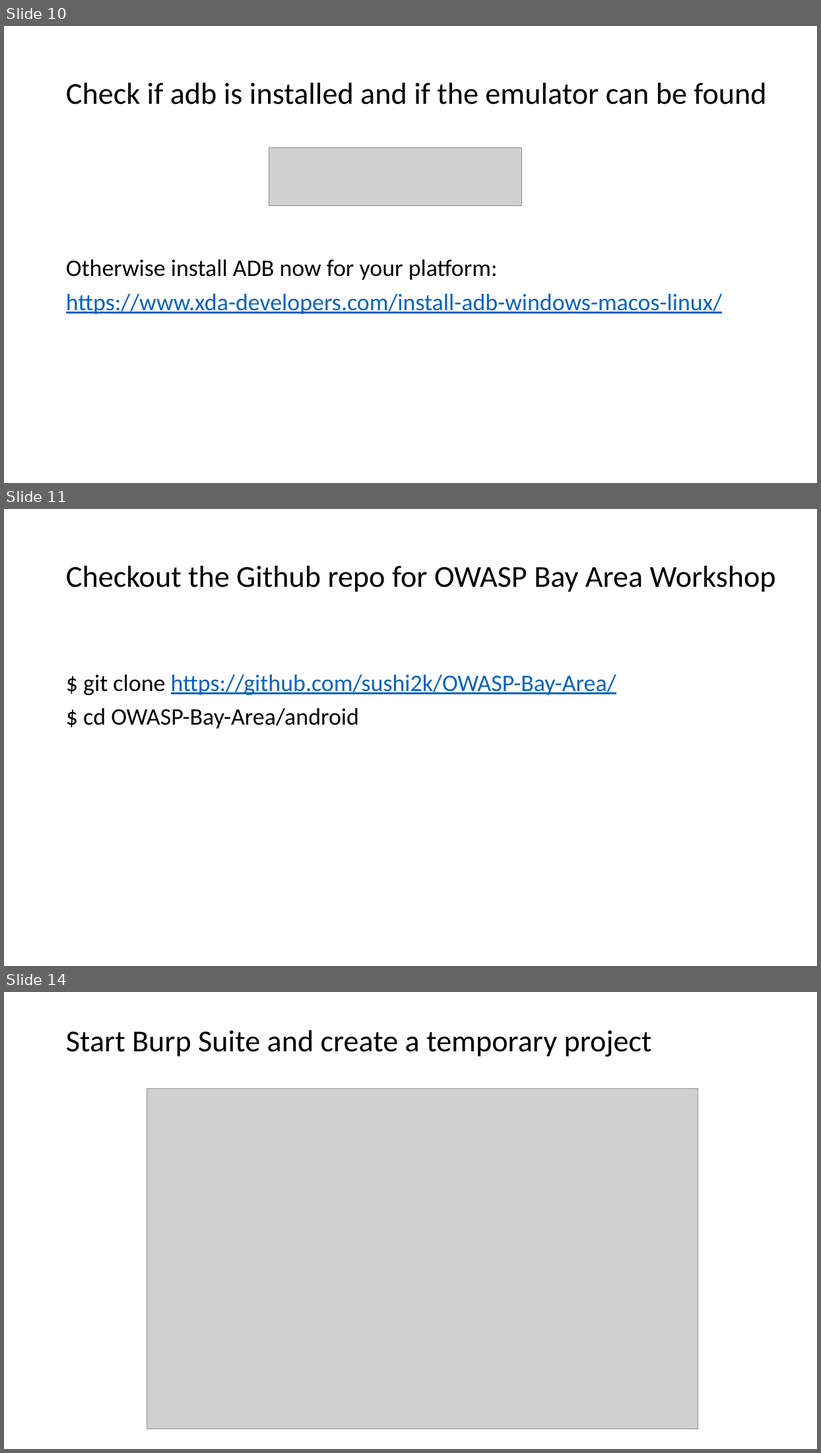
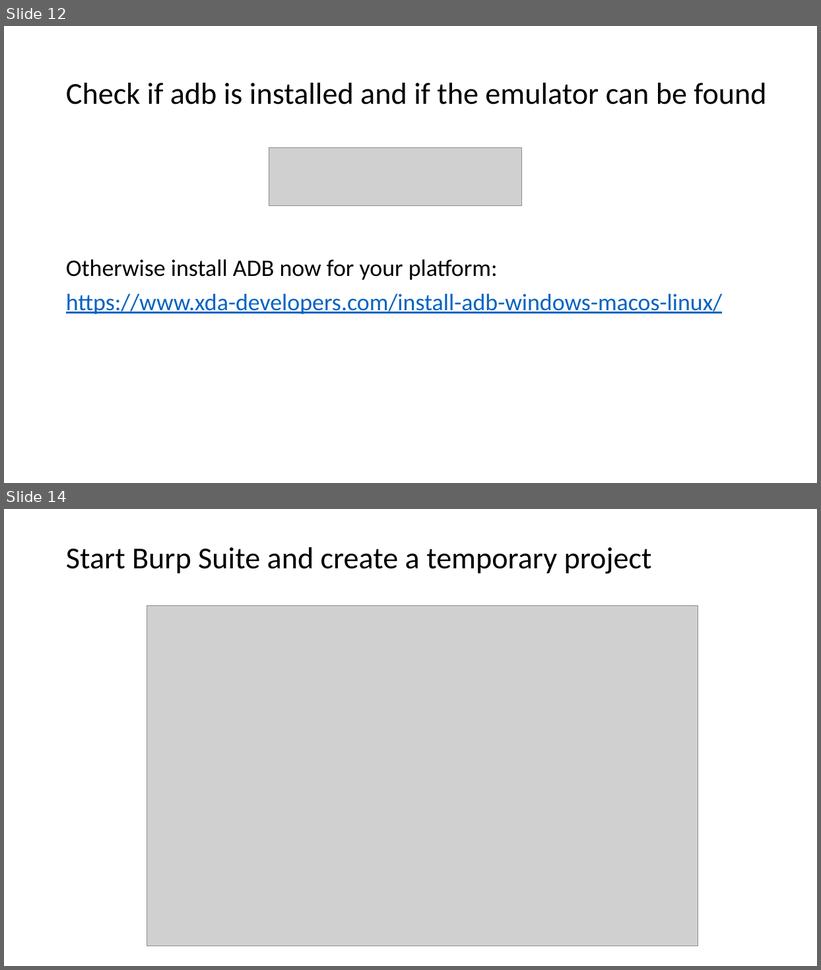
Before and after one commit to b0bbybaldi/OWASP-Bay-Area, a slide deck: Preparation-Bay-Area-Workshop.pptx. Shown one above the other, each under a label of ours: slides 10, 11 and 14 before the commit, slides 12 and 14 after it; the slides between them are not shown. The pictures are 821x1453 and 821x970 pixels, drawn with LibreOffice and Linux fonts; fonts in the diff are those of the drawing; grey boxes stand for pictures. Boxes give left, top, right and bottom in pixels: in the first picture for what was removed or moved away, otherwise in the second. Text is boxed around its words. In the diff, an @@ line names an element or a change of style, - is before the commit and + after.

```diff
--- a/Preparation-Bay-Area-Workshop.pptx
+++ b/Preparation-Bay-Area-Workshop.pptx
@@ slide 11 removed at (4, 509, 817, 966), background #FFFFFF @@
@@ title removed at (66, 566, 776, 592) @@
-Checkout the Github repo for OWASP Bay Area Workshop
@@ text removed at (83, 675, 616, 729) @@
-$ git clone https://github.com/sushi2k/OWASP-Bay-Area/
-$ cd OWASP-Bay-Area/android
@@ what was slide 10 is now slide 12 @@
```
Also in this commit, not shown: 2 slides changed, 11 slides added, 6 other slides removed, 1 other file.
